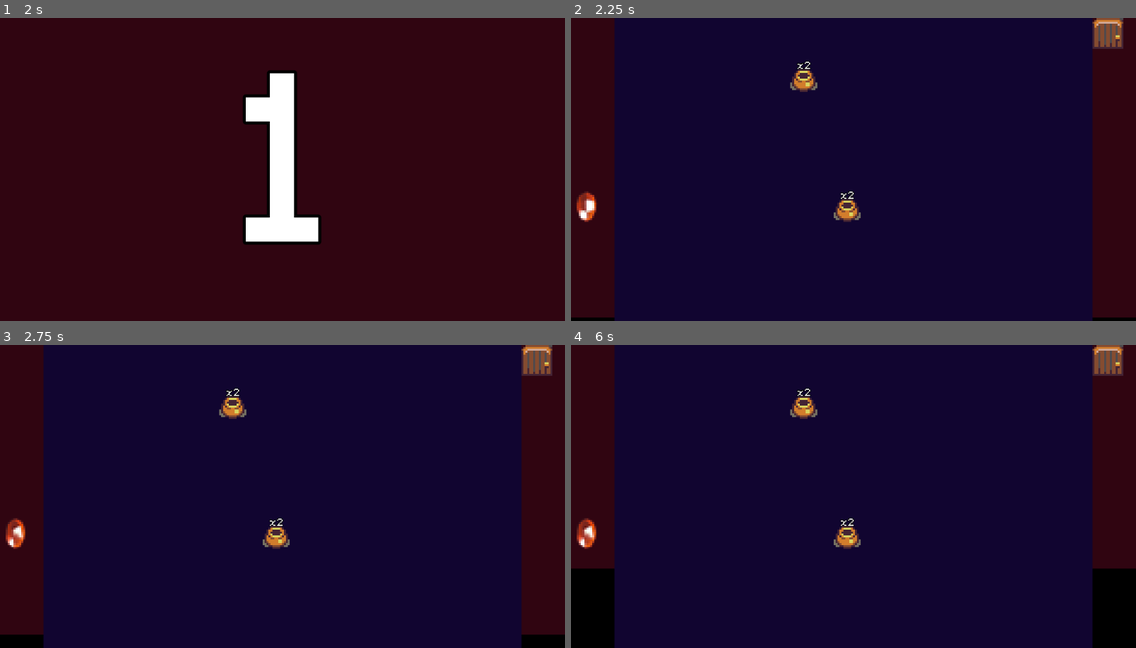
Above: before the commit, frames 1-4 (two rows, left to right).
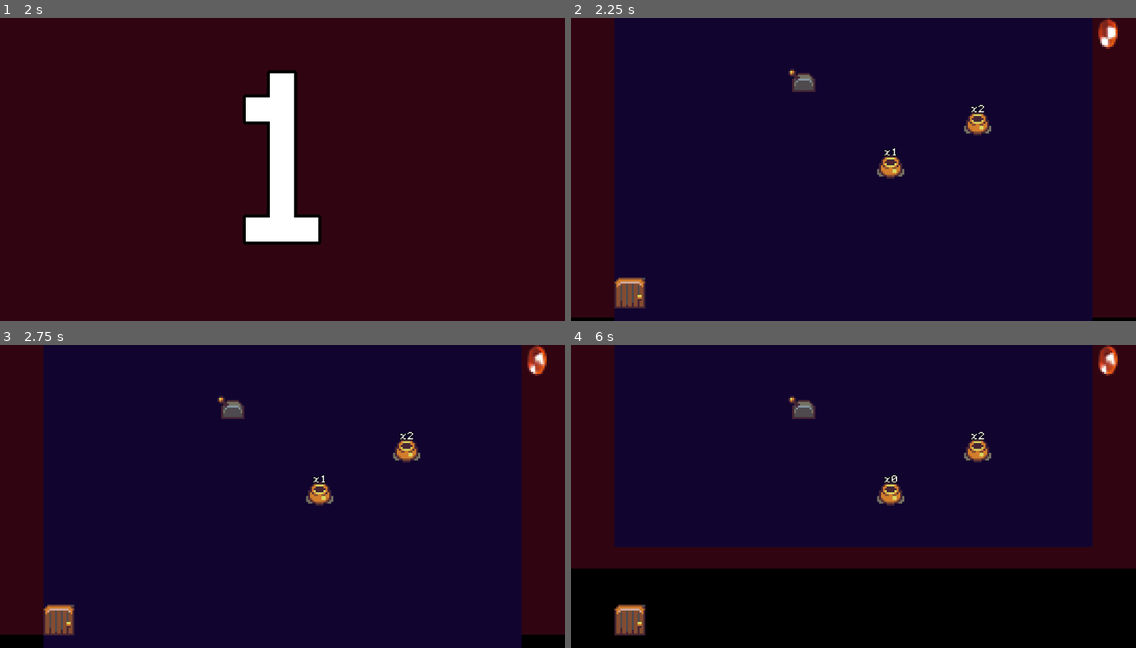
Above: after the commit, the same moments.

Repository: tedsteen/godot-cursors
Game: Godot game, scene res://main.tscn
Same seed, same stepped clock (60 frames per second), same inputs: the game is played once before the commit and once after it. Sound files missing from this copy of the repository are replaced by a short silence.
Inputs (mouse positions are in pixels of both pictures, inside the frame that each line leads up to):
- Up to frame 1 (2 s): click "Start!" at 0.5 s; move the mouse to (406, 154) at 1.27 s; click (406, 154) at 1.42 s
- Up to frame 2 (2.25 s): tap Enter at 2 s; move the mouse to (740, 184) at 2.02 s; click (740, 184) at 2.17 s
- Up to frame 3 (2.75 s): no input
- Up to frame 4 (6 s): move the mouse to (910, 429) at 2.77 s; click (910, 429) at 2.92 s; move the mouse to (825, 557) at 3.52 s; click (825, 557) at 3.67 s; move the mouse to (1023, 541) at 4.27 s; click (1023, 541) at 4.42 s; move the mouse to (684, 451) at 5.02 s; click (684, 451) at 5.17 s; move the mouse to (881, 496) at 5.77 s; click (881, 496) at 5.92 s

Frame 1 is identical in both runs. In frame 2, 2.6% of the frame differs, in the area x 1-98%, y 0-96%; in frame 3, 2.6%; in frame 4, 30%, in the area x 1-98%, y 0-100%.

Commit message:
fix the levers and other things

Diff:
--- a/dungeon.gd
+++ b/dungeon.gd
@@ -2,6 +2,7 @@
 class_name Dungeon
 
 const dungeon_intro_res = preload("res://dungeon_intro.tscn")
+const dungeon_res = preload("res://dungeon.tscn")
 
 @export var rng_seed = 0
 @export var cursor_lifetime = 15
@@ -14,16 +15,18 @@
 
 var time
 var frame
+var current_recording: Cursor
+var levels: Array[Level] = []
 var rng: RandomNumberGenerator
-var current_recording: Cursor
 
 var point_params: = PhysicsPointQueryParameters2D.new()
 
-var levels: Array[Level] = []
+static func create(p_rng_seed: int) -> Dungeon:
+	var dungeon = dungeon_res.instantiate()
+	dungeon.rng_seed = p_rng_seed
+	return dungeon
 
 func _ready():
-	rng = RandomNumberGenerator.new()
-	rng.seed = rng_seed
 	point_params.collide_with_areas = true
 	#point_params.collision_mask = 2
 	reset_time()
@@ -31,19 +34,18 @@
 func get_next_level(p_level: Level) -> Level:
 	var curr_index = levels.find(p_level)
 	if levels.size() <= curr_index + 1:
-		var level = Level.create(curr_index + 1, int(background_rect.size.x / Level.CELL_SIZE), int(background_rect.size.y / Level.CELL_SIZE))
+		var level = Level.create(rng, int(background_rect.size.x / Level.CELL_SIZE), int(background_rect.size.y / Level.CELL_SIZE))
 		level.hide()
 		levels.append(level)
 		add_child(level)
 	return levels[curr_index + 1]
 
 func goto_next_level(cursor: Cursor):
-	print_debug("Goto next level!", cursor)
 	var next_level: Level = get_next_level(cursor.level)
 
 	if cursor == current_recording:
-		cursor.level.hide()
-		next_level.show()
+		cursor.level.set_active(false)
+		next_level.set_active(true)
 
 	cursor.level = next_level
 
@@ -54,13 +56,15 @@
 		level.queue_free()
 	levels = []
 
-	var level1 = Level.create(0, int(background_rect.size.x / Level.CELL_SIZE), int(background_rect.size.y / Level.CELL_SIZE))
+	if current_recording:
+		current_recording.show()
+
+	rng = RandomNumberGenerator.new()
+	rng.seed = rng_seed
+
+	var level1 = Level.create(rng, int(background_rect.size.x / Level.CELL_SIZE), int(background_rect.size.y / Level.CELL_SIZE))
 	levels.append(level1)
 	add_child(level1)
-
-	if current_recording:
-		current_recording.show()
-		current_recording.level.hide()
 
 	for cursor in get_tree().get_nodes_in_group("cursors"):
 		cursor.level = level1
--- a/entities/door.gd
+++ b/entities/door.gd
@@ -9,16 +9,15 @@
 @onready var hidden_entity_container = %HiddenEntityContainer
 
 var open = false: set = set_open
-var lock_signal: Signal
+var unlock_condition: Callable
 #var available = false : set = set_available
 #var unlocked = true : set = set_unlocked
 var hidden_entity : set = set_hidden_entity, get = get_hidden_entity
 #var lever: Lever
 
-static func create(p_hidden_entity: Entity, p_lock_signal: Signal, p_lever: Lever = null) -> Door:
+static func create(p_hidden_entity: Entity, p_unlock_condition: Callable) -> Door:
 	var door: Door = door_res.instantiate()
-	door.lock_signal = p_lock_signal
-	#door.lever = p_lever
+	door.unlock_condition = p_unlock_condition
 	door.hidden_entity = p_hidden_entity
 	p_hidden_entity.add_to_group("entities")
 	door.add_to_group("doors")
@@ -30,9 +29,9 @@
 		hidden_entity_container.add_child(entity)
 		entity.disable()
 
-	lock_signal.connect(set_open)
+func _physics_process(_delta):
+	open = unlock_condition.call()
 
-#func _physics_process(_delta):
 #	var total_pot_health = 0
 #	for pot in get_tree().get_nodes_in_group("pots"):
 #		total_pot_health += pot.health
--- a/entities/entity.gd
+++ b/entities/entity.gd
@@ -11,3 +11,6 @@
 
 func enable():
 	collision_shape.disabled = false
+
+func mute_audio(mute: bool):
+	print_debug("TODO: Mute audio for ", self, mute)
--- a/entities/lever.gd
+++ b/entities/lever.gd
@@ -7,8 +7,6 @@
 @onready var open_audio = %OpenAudio
 
 var is_pulled = false : set = set_is_pulled
-
-signal pulled(pulled: bool)
 
 static func create() -> Lever:
 	var lever = lever_res.instantiate()
@@ -26,4 +24,3 @@
 			sprite.play("default")
 		else:
 			sprite.play_backwards("default")
-		emit_signal("pulled", is_pulled)
--- a/entities/stairs_up.gd
+++ b/entities/stairs_up.gd
@@ -16,4 +16,3 @@
 		next_level_audio.play()
 	for cursor in clicked_cursors:
 		cursor.goto_next_level.call()
-		#print_debug("TODO: Take cursor to next level ", cursor)
--- a/level.gd
+++ b/level.gd
@@ -8,36 +8,29 @@
 var rng: RandomNumberGenerator
 
 var total_pot_health: int
-var curr_pot_health: int : set = set_curr_pot_health
-
-@export var rng_seed = 1
-
-signal pots_cleared(is_cleared: bool)
+var curr_pot_health: int
 
 const CELL_SIZE = 90
-static func create(p_rng_seed: int, p_width: int, p_height: int) -> Level:
+static func create(p_rng: RandomNumberGenerator, p_width: int, p_height: int) -> Level:
 	var level: Level = level_res.instantiate()
-	level.rng_seed = p_rng_seed
+	level.rng = p_rng
 	level.width = p_width
 	level.height = p_height
 	return level
 
 func _ready():
-	rng = RandomNumberGenerator.new()
-	rng.seed = rng_seed
 	generate_map_data(2, 2)
 	total_pot_health = count_pot_health()
+
+func set_active(p_active: bool):
+	self.visible = p_active
+	#TODO: Mute everything on this level if !active
 
 func count_pot_health() -> int:
 	var total_pot_health = 0
 	for pot in get_nodes_in_group("pots"):
 		total_pot_health += pot.health
 	return total_pot_health
-
-func set_curr_pot_health(new_health: int):
-	if curr_pot_health != new_health:
-		curr_pot_health = new_health
-		if curr_pot_health == 0: pots_cleared.emit(true)
 
 func _physics_process(_delta):
 	curr_pot_health = count_pot_health()
@@ -56,8 +49,8 @@
 	for i in range(0, amount):
 		available_entities.append(Pot.create(rng.randi() % difficulty + 1))
 
-	#var lever: Lever = Lever.create()
-	#available_entities.append(lever)
+	var lever: Lever = Lever.create()
+	available_entities.append(lever)
 	for i in range(0, 1):
 		var gem: Gem = Gem.create()
 		available_entities.append(gem)
@@ -65,7 +58,7 @@
 
 	var stairs_up: StairsUp = StairsUp.create()
 	#available_entities.append(stairs_up)
-	available_entities.append(Door.create(stairs_up, pots_cleared))
+	available_entities.append(Door.create(stairs_up, func(): return curr_pot_health == 0 && lever.is_pulled))
 
 	if available_entities.size() > width * height:
 		push_error("Can't fit content on map.")
--- a/main.tscn
+++ b/main.tscn
@@ -2,7 +2,6 @@
 
 [sub_resource type="GDScript" id="GDScript_s6kj2"]
 script/source = "extends Node2D
-var dungeon_res = preload(\"res://dungeon.tscn\")
 
 #func _input(event):
 #	if event is InputEventMouse:
@@ -18,8 +17,8 @@
 
 
 func _on_button_pressed():
-	var dungeon: Dungeon = dungeon_res.instantiate()
-	dungeon.rng_seed = 1
+	var dungeon: Dungeon = Dungeon.create(9)
+
 	get_tree().get_root().add_child.call_deferred(dungeon)
 	queue_free()
 "
